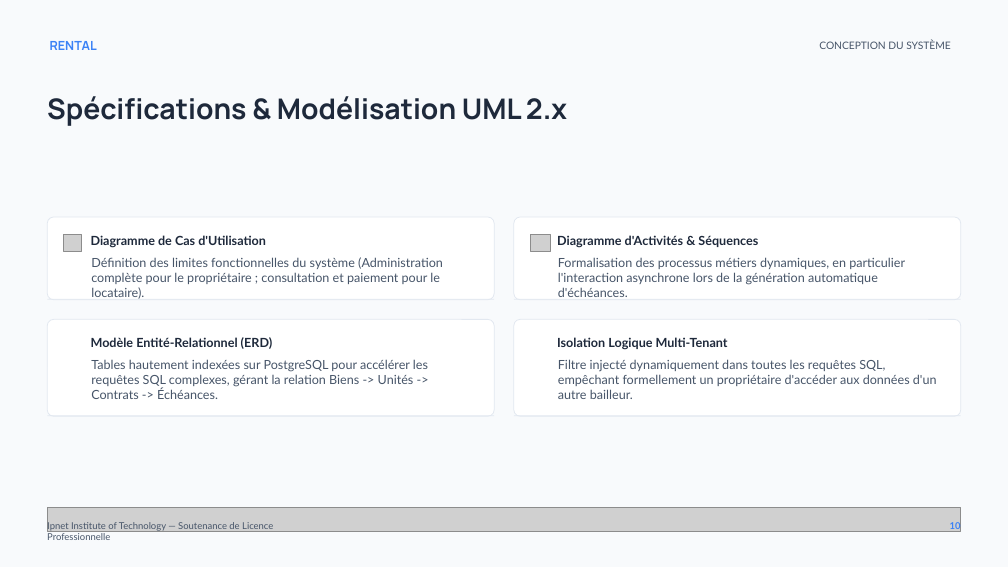
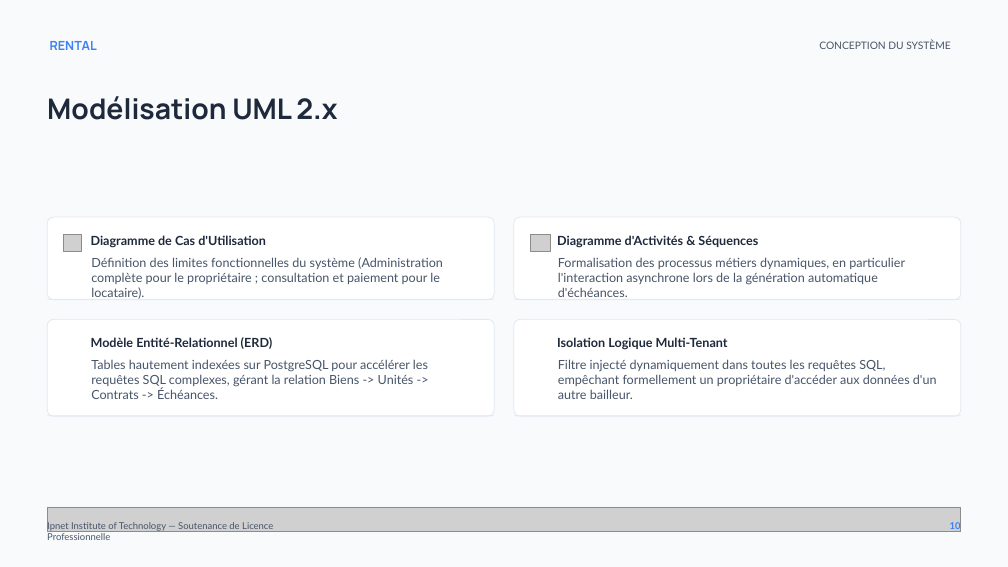
Before and after one commit to xavierGIT04/Soutenance, a slide deck: slide 14 of Soutenance de Licence - GBANDI WAKE (1).pptx (slide 10 before the commit). Drawn at 1008x567 pixels with LibreOffice and Linux fonts; fonts in the diff are those of the drawing; grey boxes stand for pictures; background and template pictures are left out. Boxes give left, top, right and bottom in pixels: in the first picture for what was removed or moved away, otherwise in the second. Text is boxed around its words. In the diff, an @@ line names an element or a change of style, - is before the commit and + after.

```diff
--- a/Soutenance de Licence - GBANDI WAKE (1).pptx
+++ b/Soutenance de Licence - GBANDI WAKE (1).pptx
@@ text at (x1=47, y1=96, x2=337, y2=120): text changed @@
-Spécifications & Modélisation UML 2.x
+Modélisation UML 2.x
```
Also in this commit, not shown: 8 other slides changed, 3 slides added, 5 other files.
